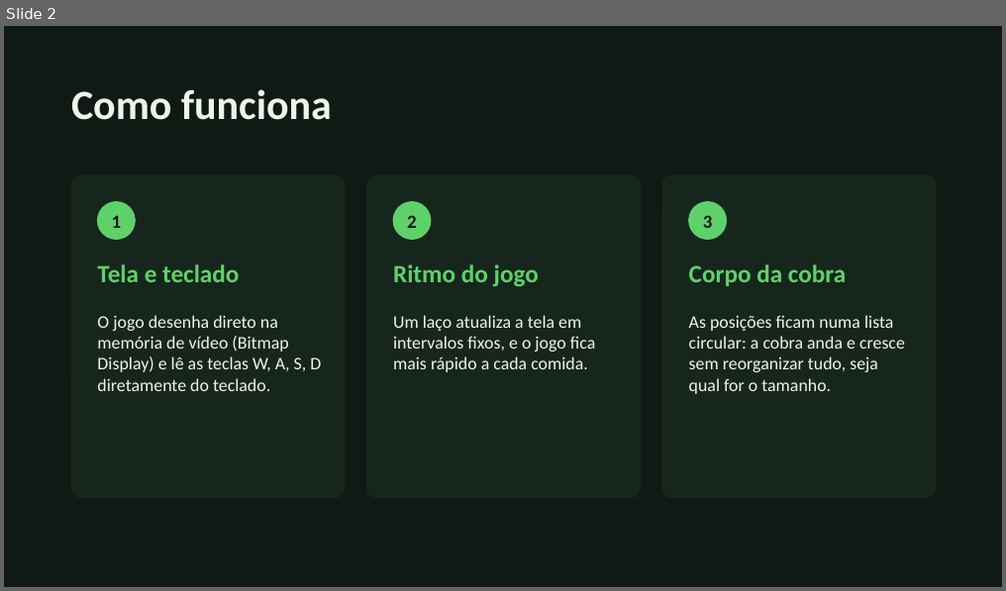
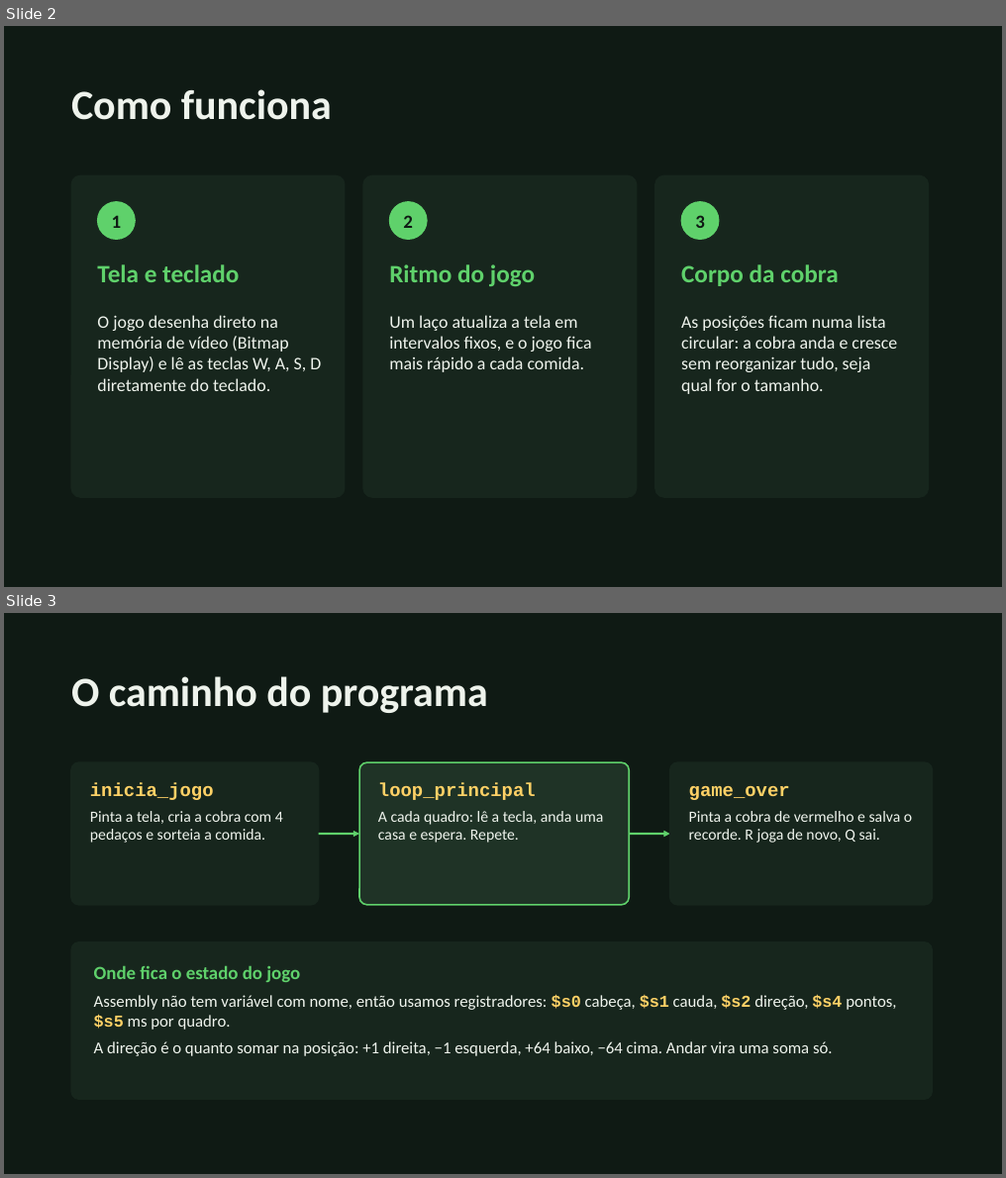
Before and after one commit to Gabrielhyds/snake-game-mips, a slide deck: apresentacao.pptx. Shown one above the other, each under a label of ours: slide 2 before the commit, slides 2 and 3 after it. The pictures are 1006x591 and 1006x1178 pixels, drawn with LibreOffice and Linux fonts; fonts in the diff are those of the drawing. Boxes give left, top, right and bottom in pixels: in the first picture for what was removed or moved away, otherwise in the second. Text is boxed around its words. In the diff, an @@ line names an element or a change of style, - is before the commit and + after.

```diff
--- a/apresentacao.pptx
+++ b/apresentacao.pptx
@@ slide 3 added at (x1=4, y1=613, x2=1002, y2=1174), background #0F1A14 @@
@@ text added at (x1=71, y1=676, x2=488, y2=713), 40 pt, text #EEF3EC, bold @@
+O caminho do programa
@@ rounded rectangle added at (x1=71, y1=762, x2=319, y2=905), fill #17261D, outline #17261D 1.5 pt @@
@@ text added at (x1=90, y1=782, x2=283, y2=843), 15 pt, text #EEF3EC @@
+inicia_jogo
+Pinta a tela, cria a cobra com 4 pedaços e sorteia a comida.
@@ rounded rectangle added at (x1=359, y1=762, x2=629, y2=905), fill #1F3326, outline #5FD16B 1.5 pt @@
@@ text added at (x1=378, y1=782, x2=603, y2=843), 15 pt, text #EEF3EC @@
+loop_principal
+A cada quadro: lê a tecla, anda uma casa e espera. Repete.
@@ rounded rectangle added at (x1=670, y1=762, x2=933, y2=905), fill #17261D, outline #17261D 1.5 pt @@
@@ text added at (x1=689, y1=786, x2=912, y2=843), 15 pt, text #EEF3EC @@
+game_over
+Pinta a cobra de vermelho e salva o recorde. R joga de novo, Q sai.
@@ arrow added from (319, 834) to (359, 834), #5FD16B 2 pt @@
@@ arrow added from (629, 834) to (670, 834), #5FD16B 2 pt @@
@@ rounded rectangle added at (x1=71, y1=943, x2=933, y2=1100), fill #17261D, outline #17261D 1 pt @@
@@ text added at (x1=94, y1=965, x2=300, y2=982), 18 pt, text #5FD16B, bold @@
+Onde fica o estado do jogo
@@ text added at (x1=94, y1=995, x2=896, y2=1057), 16 pt, text #EEF3EC @@
+Assembly não tem variável com nome, então usamos registradores: $s0 cabeça, $s1 cauda, $s2 direção, $s4 pontos, $s5 ms por quadro.
+A direção é o quanto somar na posição: +1 direita, −1 esquerda, +64 baixo, −64 cima. Andar vira uma soma só.
@@ slide 2 changed as well @@
@@ 3 texts, 2 rounded rectangles, 1 ellipse moved together from (x1=367, y1=175, x2=936, y2=497) to (x1=363, y1=175, x2=929, y2=497) @@
@@ 3 texts, 1 ellipse moved together from (x1=689, y1=202, x2=905, y2=394) to (x1=681, y1=202, x2=897, y2=394) @@
```
Also in this commit, not shown: 2 other slides changed, 4 other slides added.
